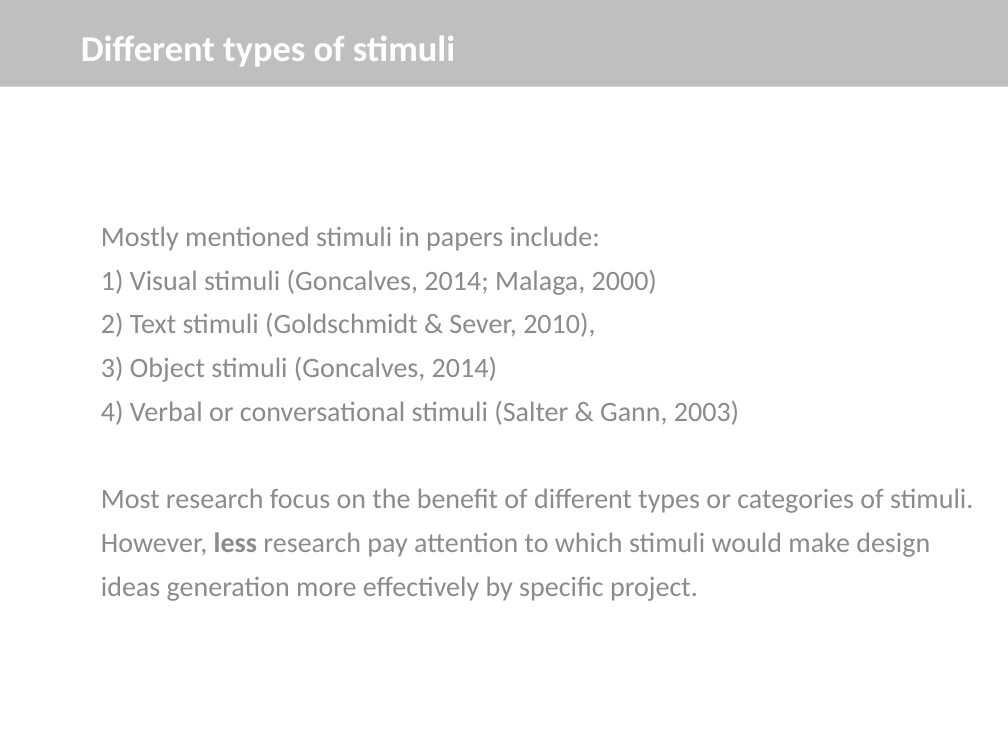
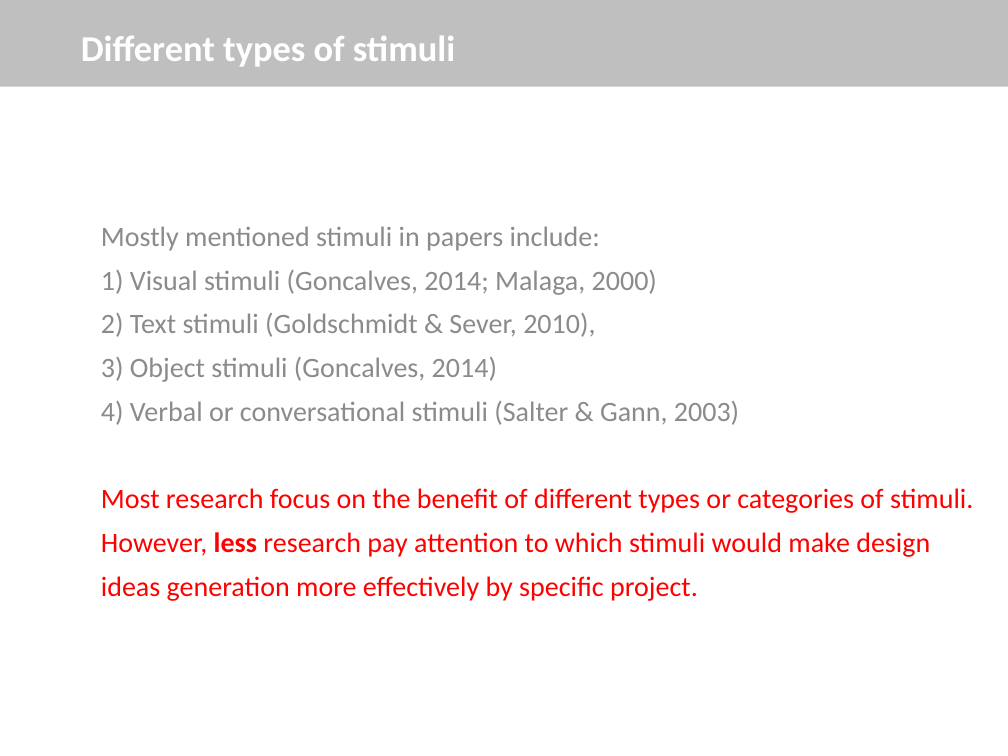
Before and after one commit to sunyingFUBerlin/PPT-for-IFKAD, a slide deck: slide 11 of ResearchProposal.pptx. Drawn at 1008x756 pixels with LibreOffice and Linux fonts; fonts in the diff are those of the drawing. Boxes give left, top, right and bottom in pixels: in the first picture for what was removed or moved away, otherwise in the second. Text is boxed around its words. In the diff, an @@ line names an element or a change of style, - is before the commit and + after.

```diff
--- a/ResearchProposal.pptx
+++ b/ResearchProposal.pptx
@@ text at [101, 488, 973, 601]: text colour #8C8C8C to #FF0000 in "Most research focus on the benefit of ..." @@
```
Also in this commit, not shown: 6 other slides changed.
